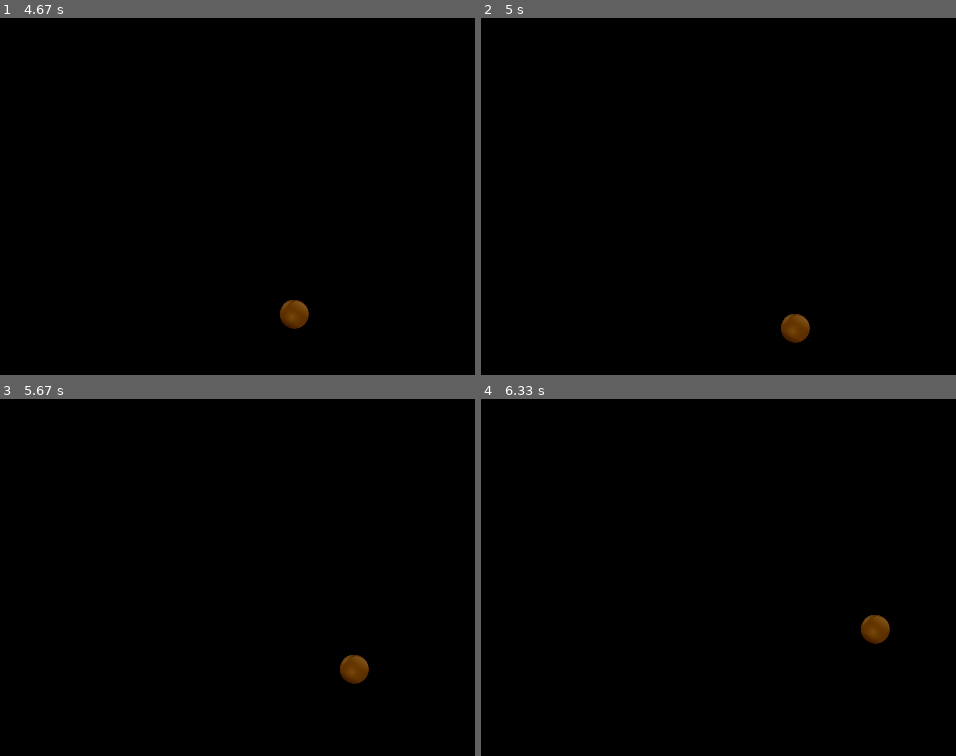
Above: before the commit, frames 1-4 (two rows, left to right).
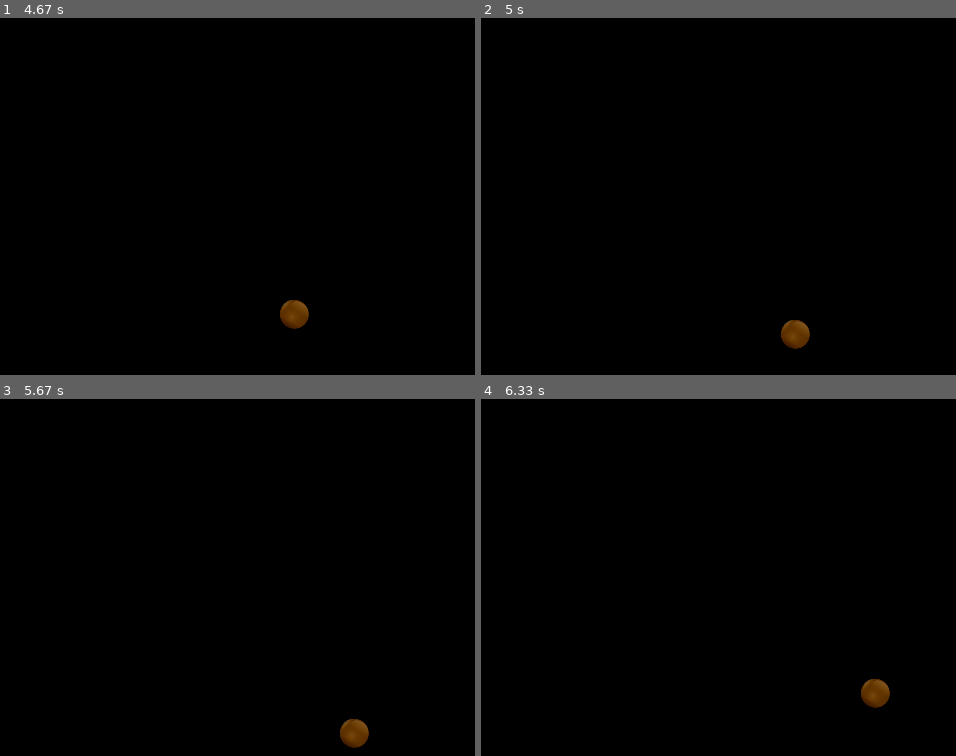
Above: after the commit, the same moments.

Repository: russelyang/hamiltion-pygame
Game: pygame game, started from lesson-4/ball.py
Same seed, same stepped clock (60 frames per second), same inputs: the game is played once before the commit and once after it.
Inputs:
- Up to frame 1 (4.67 s): no input
- Up to frame 2 (5 s): no input
- Up to frame 3 (5.67 s): no input
- Up to frame 4 (6.33 s): no input

Frame 1 is identical in both runs. In frame 2, 0.2% of the frame differs, in the area x 63-70%, y 82-93%; in frame 3, 0.8%, in the area x 71-78%, y 71-98%; in frame 4, 0.8%.

Commit message:
feat: add mixer sound

Diff:
--- a/lesson-4/ball.py
+++ b/lesson-4/ball.py
@@ -9,10 +9,13 @@
 clock = pygame.time.Clock()
 
 ball = pygame.image.load("lesson-4/ball.png")
+ball = pygame.transform.scale(ball, [32, 32])
 ball_rect = ball.get_rect()
 ball_rect.topleft = (0, 0)
 
-ball = pygame.transform.scale(ball, [32, 32])
+
+# sound = pygame.mixer.Sound("lesson-4/sound.wav")
+# sound.play(-1)
 
 speed = [1, 1]
 
Not shown, added: lesson-4/sound.wav
